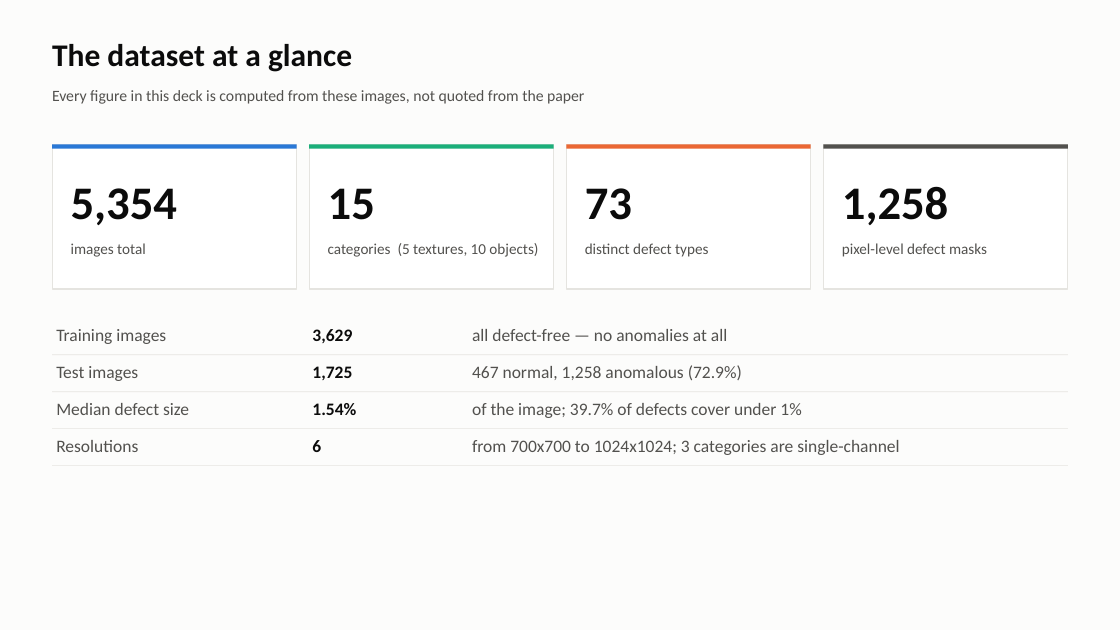
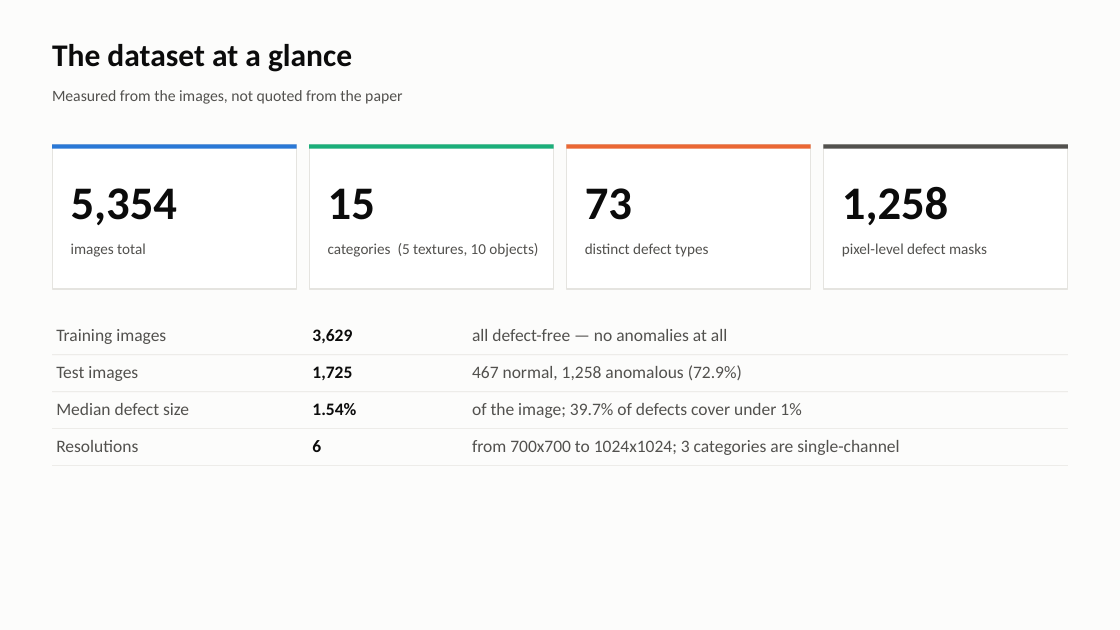
Before and after one commit to abdelrahman7124/mvtec-anomaly-detection, a slide deck: slide 3 of reports/presentation/week1_eda.pptx. Drawn at 1120x630 pixels with LibreOffice and Linux fonts; fonts in the diff are those of the drawing. Boxes give left, top, right and bottom in pixels: in the first picture for what was removed or moved away, otherwise in the second. Text is boxed around its words. In the diff, an @@ line names an element or a change of style, - is before the commit and + after.

Commit message:
Add autoencoder and PaDiM baselines; simplify EDA figures
- src/mvtec_eda/data.py: per-category loaders honouring the EDA findings
  (single resize, channel expansion, no centre crop)
- src/mvtec_eda/models.py: conv autoencoder and PaDiM on frozen ResNet-18
- src/mvtec_eda/evaluate.py: image- and pixel-level AUROC
- scripts/05_run_baselines.py, scripts/06_model_figures.py
- Rewrite every EDA figure as a single panel with larger type

```diff
--- a/reports/presentation/week1_eda.pptx
+++ b/reports/presentation/week1_eda.pptx
@@ text at (x1=52, y1=90, x2=402, y2=104): text changed @@
-Every figure in this deck is computed from these images, not quoted from the paper
+Measured from the images, not quoted from the paper
```
Also in this commit, not shown: 13 other slides changed, 1 slide removed, 25 other files.
